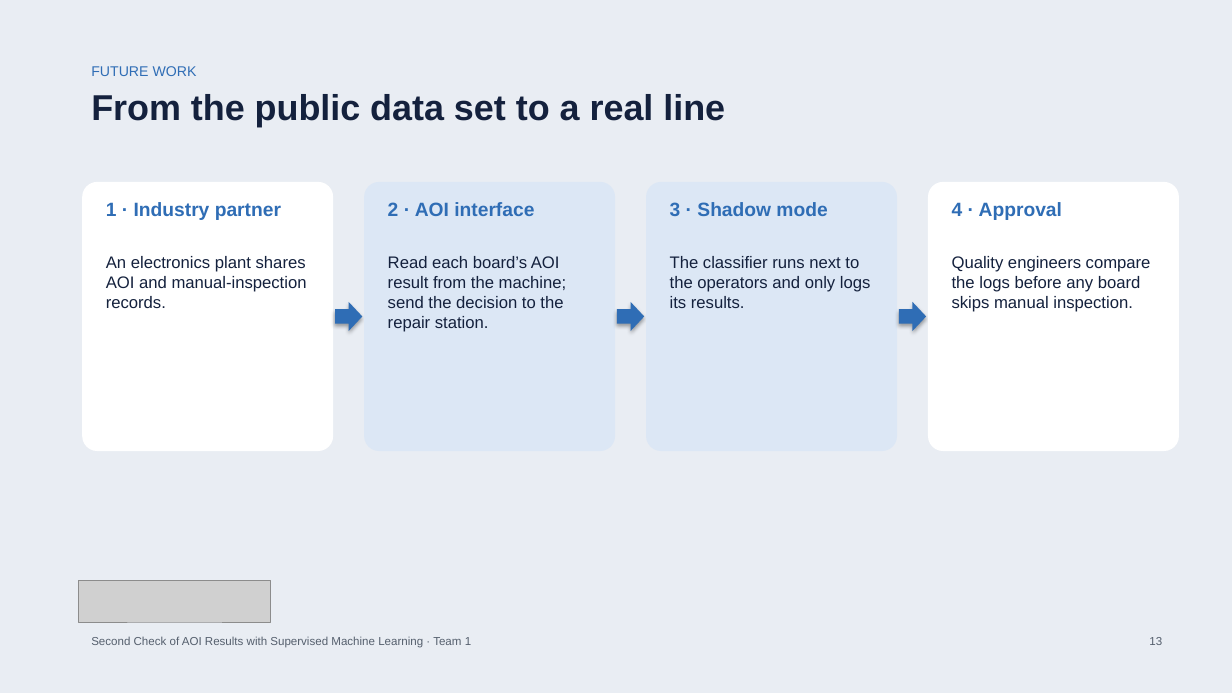
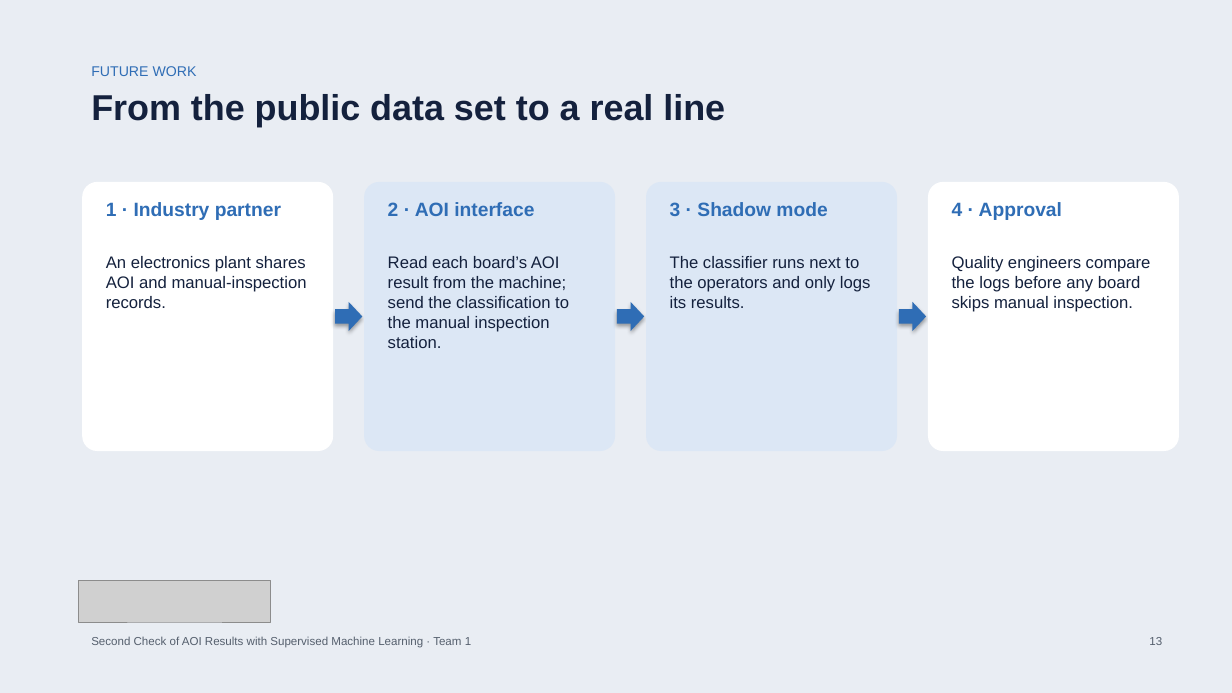
Before and after one commit to bodhi584/aoi-decision-gate, a slide deck: slide 13 of docs/slides_revised_topic.pptx. Drawn at 1232x693 pixels with LibreOffice and Linux fonts; fonts in the diff are those of the drawing; grey boxes stand for pictures. Boxes give left, top, right and bottom in pixels: in the first picture for what was removed or moved away, otherwise in the second. Text is boxed around its words. In the diff, an @@ line names an element or a change of style, - is before the commit and + after.

Commit message:
Precise scope and metrics: recall and specificity of the binary classification

```diff
--- a/docs/slides_revised_topic.pptx
+++ b/docs/slides_revised_topic.pptx
@@ text at [388, 256, 569, 348]: text changed @@
-Read each board’s AOI result from the machine; send the decision to the repair station.
+Read each board’s AOI result from the machine; send the classification to the manual inspection station.
```
Also in this commit, not shown: 10 other slides changed, 7 other files.
